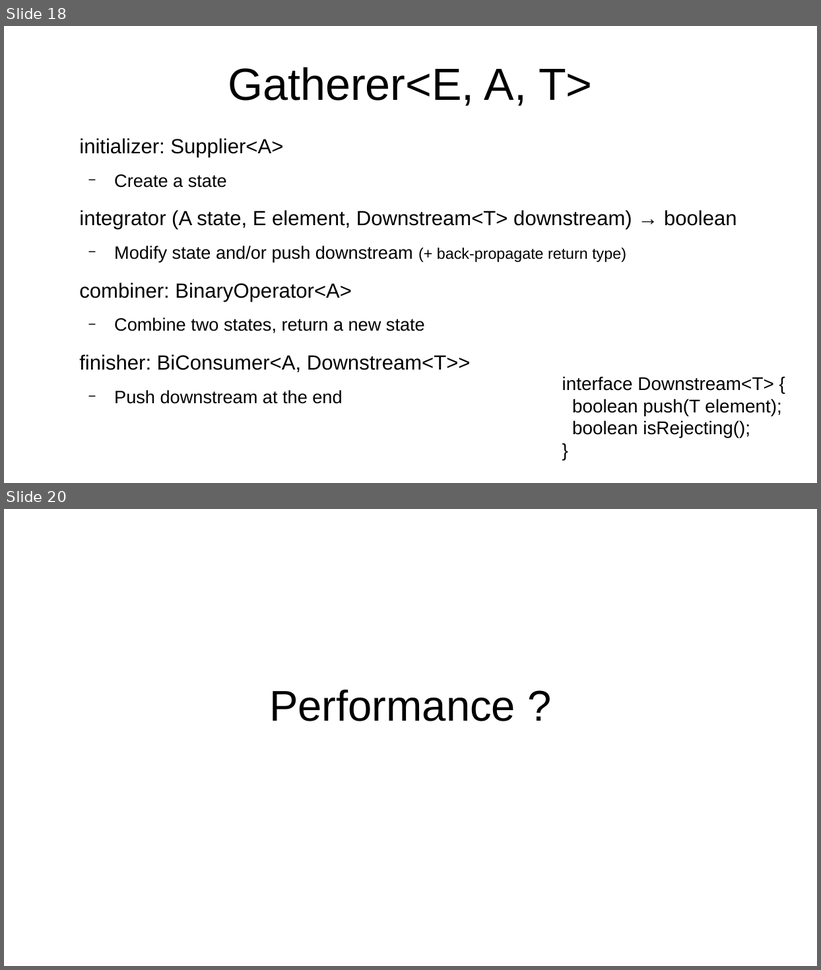
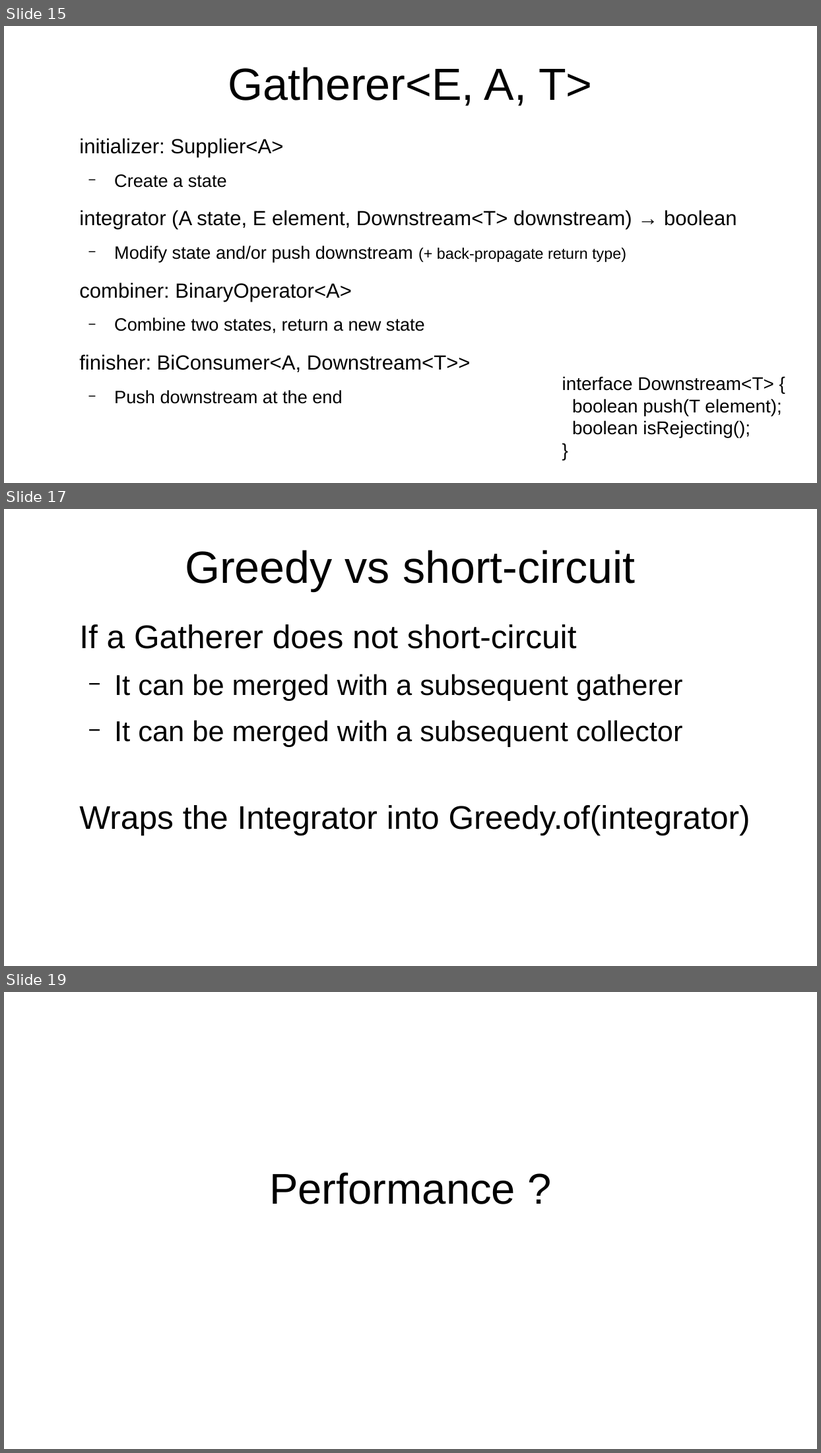
Before and after one commit to forax/we_are_all_to_gather, a slide deck: We are all to gather.odp. Shown one above the other, each under a label of ours: slides 18 and 20 before the commit, slides 15, 17 and 19 after it; the slides between them are not shown. The pictures are 821x970 and 821x1453 pixels, drawn with LibreOffice and Linux fonts; fonts in the diff are those of the drawing. Boxes give left, top, right and bottom in pixels: in the first picture for what was removed or moved away, otherwise in the second. Text is boxed around its words. In the diff, an @@ line names an element or a change of style, - is before the commit and + after.

```diff
--- a/We are all to gather.odp
+++ b/We are all to gather.odp
@@ slide 17 added at (4,509,817,966), background #FFFFFF @@
@@ title added at (185,550,636,591), 44 pt, text #000000 @@
+Greedy vs short-circuit
@@ text added at (79,625,750,835), 32 pt, text #000000 @@
+If a Gatherer does not short-circuit
+  − It can be merged with a subsequent gatherer
+  − It can be merged with a subsequent collector
+Wraps the Integrator into Greedy.of(integrator)
@@ what was slide 18 is now slide 15 @@
@@ what was slide 20 is now slide 19 @@
```
Also in this commit, not shown: 12 slides changed, 6 other slides added, 7 slides removed, 1 other file.
